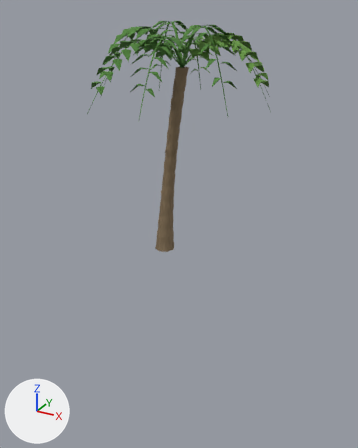
Before and after pictures for a commit that changed the glTF model games/pirates/assets/models/coconut-palm.glb.
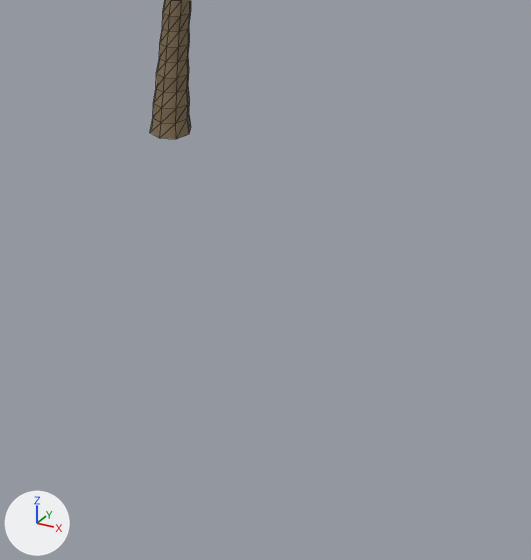
Each version is shown whole from a 50 mm camera at (9.94, -16.79, 9.67) aimed at (0.46, 0.45, 1.04), then close up on the part from 24% to 93% of the width and 42% to 100% of the height. Arrows for +X, +Y and +Z are at lower left; the lights stay in place. The first two pictures are the older version. The close-ups show mesh edges as thin lines. Vertices at exactly the same position are counted once.

Names of what the first close-up shows: 'Coconut palm'.
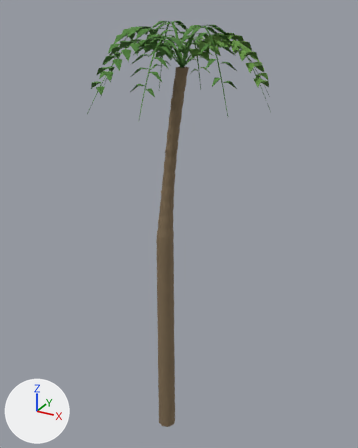
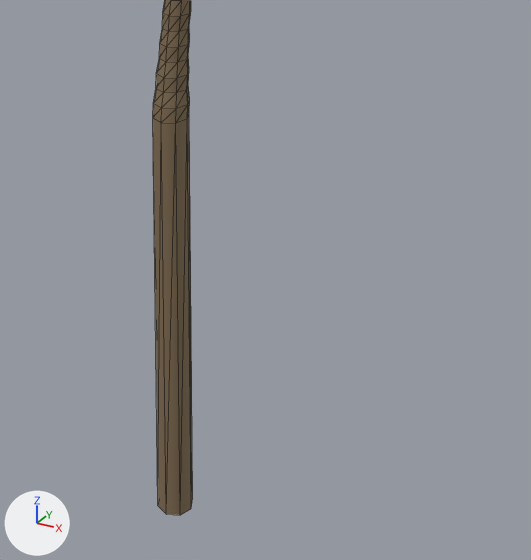
Pixel boxes [x1, y1, x2, y2] of what changed, in the close-ups (531 x 560 px; the box of a moved part takes in the faces that stretch with it):
'Coconut palm', reshaped: before [150, 0, 191, 139]; after [153, 0, 193, 515]
part 1 of me_coconut_palm_leaves_and_trunk, moved or reshaped: before [150, 115, 191, 139]; after [153, 116, 193, 515]

What changed in the scene script:
```text
Change me_coconut_palm_leaves_and_trunk:
    used by ob_coconut_palm; location = (0.0, 0.0, 0.0)
    before: 0 (0.43, 0.0, 0.0) at pixel (189, 134), 1 (0.31, 0.31, 0.0) at pixel (191, 127), 2 (0.0, 0.43, 0.0), 3 (-0.31, 0.31, 0.0), 4 (-0.43, 0.0, 0.0)
    before: 5 (-0.31, -0.31, 0.0) at pixel (149, 132), 6 (0.0, -0.43, 0.0) at pixel (159, 138), 7 (0.31, -0.31, 0.0) at pixel (176, 139)
    remove me_coconut_palm_leaves_and_trunk.from_pydata(...)  # 1928 vertices, 1792 faces; spans x -2.58..4.35, y -3.5..3.41, z 0.0..9.16
    add me_coconut_palm_leaves_and_trunk.from_pydata(...)  # 1928 vertices, 1792 faces; spans x -2.58..4.35, y -3.5..3.41, z -10.0..9.16
    me_coconut_palm_leaves_and_trunk part 1
    add for i in [*range(0, 8)]: me_coconut_palm_leaves_and_trunk.vertices[i].co += Vector((0.0, 0.0, -10.0))
```
